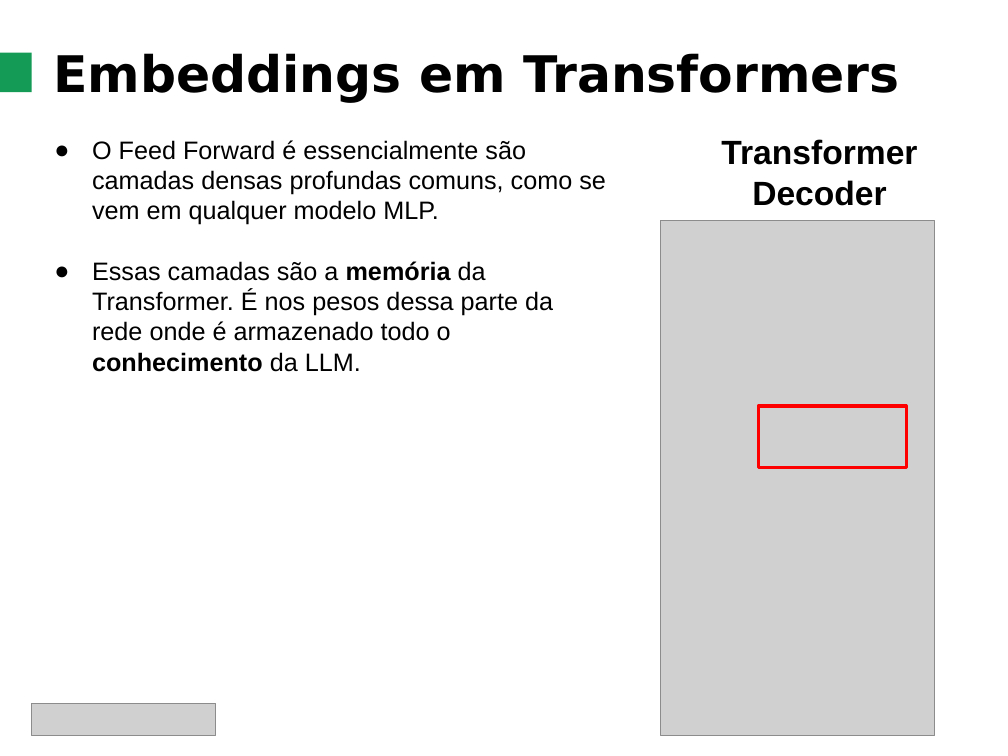
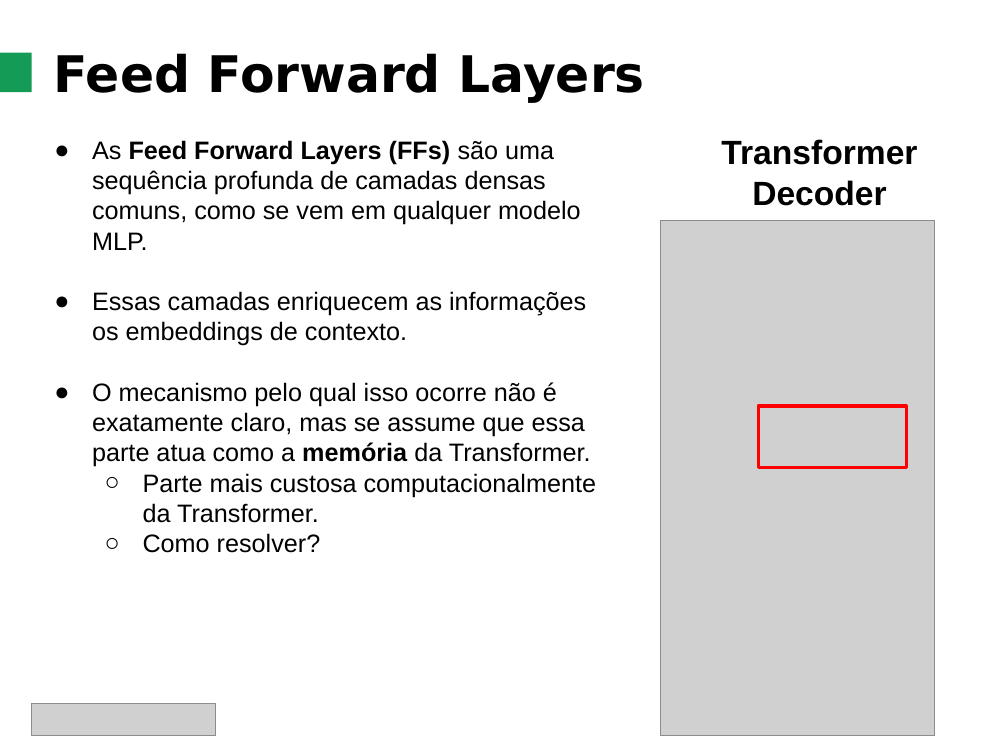
Before and after one commit to ThiagoBrandenburg/Aulas-gen-ai, a slide deck: slide 50 of Slides/P3 - Transformers.pptx (slide 46 before the commit). Drawn at 1008x756 pixels with LibreOffice and Linux fonts; fonts in the diff are those of the drawing; grey boxes stand for pictures. Boxes give left, top, right and bottom in pixels: in the first picture for what was removed or moved away, otherwise in the second. Text is boxed around its words. In the diff, an @@ line names an element or a change of style, - is before the commit and + after.

Commit message:
Conteúdo aula 3
Conteúdo para a aula 3 de transformers

```diff
--- a/Slides/P3 - Transformers.pptx
+++ b/Slides/P3 - Transformers.pptx
@@ text at (x1=53, y1=53, x2=645, y2=103): text changed @@
-Embeddings em Transformers
+Feed Forward Layers
@@ text at (x1=92, y1=140, x2=596, y2=553): text changed @@
-● O Feed Forward é essencialmente são camadas densas profundas comuns, como se vem em qualquer modelo MLP.
-● Essas camadas são a memória da Transformer. É nos pesos dessa parte da rede onde é armazenado todo o conhecimento da LLM.
+● As Feed Forward Layers (FFs) são uma sequência profunda de camadas densas comuns, como se vem em qualquer modelo MLP.
+● Essas camadas enriquecem as informações os embeddings de contexto.
+● O mecanismo pelo qual isso ocorre não é exatamente claro, mas se assume que essa parte atua como a memória da Transformer.
+  ○ Parte mais custosa computacionalmente da Transformer.
+  ○ Como resolver?
```
Also in this commit, not shown: 18 other slides changed, 6 slides added, 1 other file.
